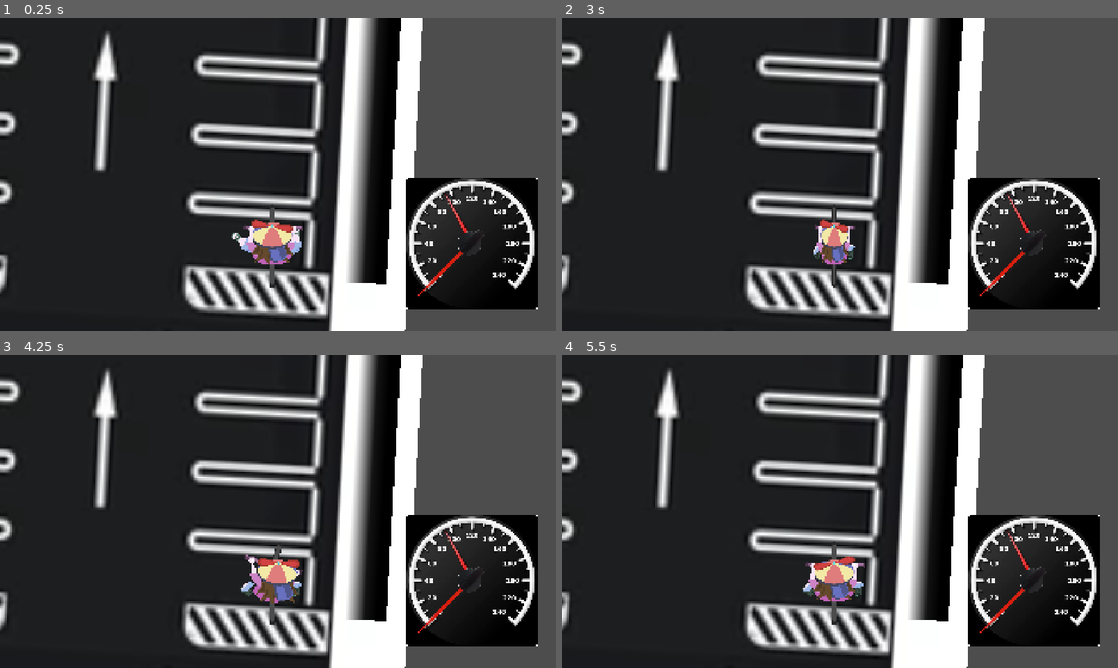
Above: before the commit, frames 1-4 (two rows, left to right).
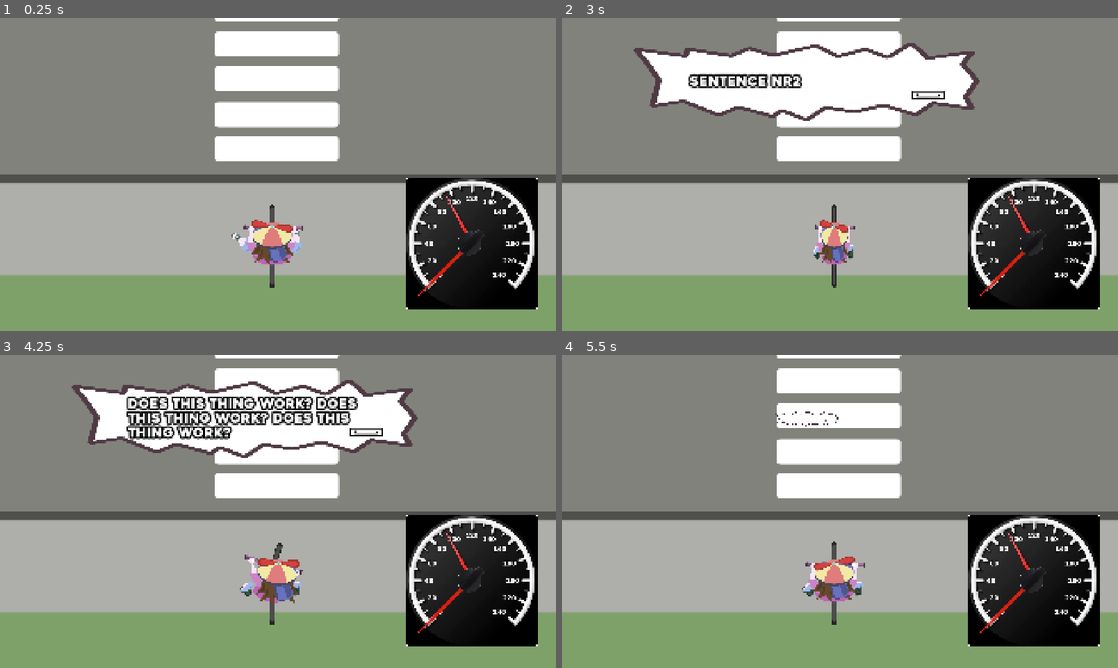
Above: after the commit, the same moments.

Repository: ioshY-k/ez-drivers-license
Game: Godot game, scene res://Levels/Level01.tscn
Two runs of this game, one before a commit and one after it. Both use one fixed random seed, a clock stepped at 60 frames per second and the inputs below. This scene is started directly instead of the project's main scene.
Inputs (mouse positions are in pixels of both pictures, inside the frame that each line leads up to):
- Up to frame 1 (0.25 s): no input
- Up to frame 2 (3 s): move the mouse to (962, 158) at 0.52 s; tap Space (Dialog Next, bound only after the commit) at 0.6, 1.55, 2.3 s; tap Enter at 1.25 s; move the mouse to (728, 190) at 1.27 s; tap Mouse wheel down (Accelerate) at 1.35 s; move the mouse to (895, 105) at 2.02 s; tap Mouse wheel up (Decelerate) at 2.1 s; move the mouse to (812, 237) at 2.77 s; right-click (812, 237) at 2.85 s
- Up to frame 3 (4.25 s): tap Space (Dialog Next, bound only after the commit) at 3.05, 3.8 s; move the mouse to (444, 558) at 3.52 s; press the mouse at (444, 558) at 3.53 s
- Up to frame 4 (5.5 s): move the mouse to (673, 464) at 4.27 s; release the mouse at (673, 464) at 4.28 s; tap Space (Dialog Next, bound only after the commit) at 4.35, 5.1 s; move the mouse to (867, 511) at 5.02 s

The runs differ from the first frame. In frame 1, 86% of the frame differs, in the area x 0-100%, y 0-100%; in frame 2, 86%; in frame 3, 86%; in frame 4, 87%.

Commit message:
Add Dialog System

Diff:
--- /dev/null
+++ b/Dialog/DialogueBox.svg
@@ -0,0 +1,79 @@
+<?xml version="1.0" encoding="UTF-8" standalone="no"?>
+<!-- Created with Inkscape (http://www.inkscape.org/) -->
+
+<svg
+   width="268.35529mm"
+   height="116.90834mm"
+   viewBox="0 0 268.35528 116.90834"
+   version="1.1"
+   id="svg1"
+   inkscape:version="1.4.2 (f4327f4, 2025-05-13)"
+   sodipodi:docname="DialogueBox.svg"
+   xmlns:inkscape="http://www.inkscape.org/namespaces/inkscape"
+   xmlns:sodipodi="http://sodipodi.sourceforge.net/DTD/sodipodi-0.dtd"
+   xmlns="http://www.w3.org/2000/svg"
+   xmlns:svg="http://www.w3.org/2000/svg">
+  <sodipodi:namedview
+     id="namedview1"
+     pagecolor="#ffffff"
+     bordercolor="#000000"
+     borderopacity="0.25"
+     inkscape:showpageshadow="2"
+     inkscape:pageopacity="0.0"
+     inkscape:pagecheckerboard="0"
+     inkscape:deskcolor="#d1d1d1"
+     inkscape:document-units="mm"
+     inkscape:zoom="1.947738"
+     inkscape:cx="765.24666"
+     inkscape:cy="259.78853"
+     inkscape:window-width="1920"
+     inkscape:window-height="991"
+     inkscape:window-x="-9"
+     inkscape:window-y="-9"
+     inkscape:window-maximized="1"
+     inkscape:current-layer="layer1" />
+  <defs
+     id="defs1">
+    <mask
+       maskUnits="userSpaceOnUse"
+       id="mask248">
+      <path
+         style="fill:#484d71;fill-opacity:1;stroke:#000000;stroke-width:0;stroke-dasharray:none;stroke-opacity:1"
+         d="M 195.09349,211.31953 94.488312,230.04044 64.513701,191.89933 173.16787,182.88745 Z"
+         id="path249"
+         sodipodi:nodetypes="ccccc" />
+    </mask>
+    <mask
+       maskUnits="userSpaceOnUse"
+       id="mask248-5">
+      <path
+         style="fill:#484d71;fill-opacity:1;stroke:#000000;stroke-width:0;stroke-dasharray:none;stroke-opacity:1"
+         d="M 195.09349,211.31953 94.488312,230.04044 64.513701,191.89933 173.16787,182.88745 Z"
+         id="path249-1"
+         sodipodi:nodetypes="ccccc" />
+    </mask>
+  </defs>
+  <g
+     inkscape:label="Layer 1"
+     inkscape:groupmode="layer"
+     id="layer1"
+     transform="translate(-241.94602,739.87399)">
+    <path
+       style="fill:#ffffff;fill-opacity:1;stroke:#4f3a44;stroke-width:4.6;stroke-linecap:round;stroke-linejoin:bevel;stroke-dasharray:none;stroke-opacity:1"
+       d="m 253.57027,-707.13182 -9.50888,-22.27798 38.85062,10.05226 1.35842,-10.32394 33.68866,10.05226 14.12751,-11.13899 18.20272,10.59562 33.14528,-14.39918 16.84433,15.7576 21.46294,-10.59563 17.38768,12.22572 18.20275,-21.19125 12.76908,22.0063 34.77538,-8.96553 -7.87879,17.65938 11.13899,24.72312 -8.69384,24.17976 4.89029,17.11601 -30.15678,-8.15048 -13.31246,17.38769 -24.99482,-14.1275 -22.54964,9.78058 -22.278,-6.52039 -14.67085,18.47443 -19.0178,-14.1275 -7.33541,8.69384 -26.62492,-13.58413 -14.94253,11.95403 -27.43996,-20.64788 -24.17977,7.33543 5.16197,-38.85062 z"
+       id="path11" />
+    <rect
+       style="fill:#ffffff;stroke:#151515;stroke-width:1.75838;stroke-linecap:round;stroke-linejoin:round;stroke-dasharray:none;stroke-opacity:1"
+       id="rect1"
+       width="24.111637"
+       height="10.422199"
+       x="458.3074"
+       y="-666.97632"
+       rx="0"
+       ry="10.422199" />
+    <path
+       style="fill:#ffffff;stroke:#151515;stroke-width:1.75838;stroke-linecap:round;stroke-linejoin:round;stroke-dasharray:none;stroke-opacity:1"
+       d="m 461.74025,-662.85591 v 3.15089 h 17.24595 v -2.66614"
+       id="path1" />
+  </g>
+</svg>
--- /dev/null
+++ b/Dialog/dialog.gd
@@ -0,0 +1,45 @@
+class_name Dialog extends Node
+
+var sentences: Array[String] = []
+var current_sentence = 0
+var dialog_started: bool = false
+@onready var dialog_text: Label = $DialogText
+@onready var dialog_box: Sprite2D = $DialogBox
+
+signal start_dialog
+
+func _ready():
+	dialog_text.modulate.a = 0
+	dialog_box.scale = Vector2.ZERO
+	start_dialog.connect(next_sentence)
+
+func _process(delta: float) -> void:
+	if dialog_started and Input.is_action_just_pressed("Dialog Next"):
+		next_sentence()
+
+func next_sentence():
+	if not dialog_started:
+		dialog_started = true
+		var tween = get_tree().create_tween().set_trans(Tween.TRANS_BACK). set_ease(Tween.EASE_IN)
+		tween.tween_property(dialog_box,"scale", Vector2(1.181,0.617), 0.4)
+		tween.tween_property(dialog_text,"modulate:a", 1, 0.2)
+		dialog_text.text = sentences[current_sentence]
+		current_sentence += 1
+	elif current_sentence >= sentences.size():
+		close_dialog()
+	else:
+		dialog_text.text = sentences[current_sentence]
+		wobble_box()
+		current_sentence += 1
+
+func close_dialog():
+	var tween = get_tree().create_tween().set_trans(Tween.TRANS_BACK). set_ease(Tween.EASE_IN).set_parallel(true)
+	tween.tween_property(dialog_box,"scale", Vector2.ZERO, 0.4)
+	tween.tween_property(dialog_text,"modulate:a", 0, 0.2)
+
+
+func wobble_box():
+	var tween = get_tree().create_tween().set_trans(Tween.TRANS_BACK)
+	dialog_box.scale = Vector2.ZERO
+	tween.tween_property(dialog_box,"scale", Vector2(1.181,0.617), 0.2)
+	tween.tween_property(dialog_text,"modulate:a", 1, 0.2)
--- a/Levels/Level01.tscn
+++ b/Levels/Level01.tscn
@@ -1,57 +1,63 @@
 [gd_scene format=3 uid="uid://dugyrmw88lsdj"]
 
 [ext_resource type="Script" uid="uid://cqdlqbod16xwk" path="res://Levels/test_level.gd" id="1_ruw55"]
-[ext_resource type="Texture2D" uid="uid://66pbfdmjxr56" path="res://Resources/Parking lot.webp" id="2_v44il"]
+[ext_resource type="Texture2D" uid="uid://dkwu1ie8bsyiw" path="res://Levels/Level1.svg" id="2_ruw55"]
 [ext_resource type="PackedScene" uid="uid://be246vh2glg7k" path="res://Player/player.tscn" id="3_c8o6p"]
-[ext_resource type="PackedScene" uid="uid://cnk2mdvilya2w" path="res://Objects/pylon.tscn" id="4_rg61p"]
 [ext_resource type="PackedScene" uid="uid://5d2a6ldsammw" path="res://Objects/barrier.tscn" id="5_s42oh"]
-[ext_resource type="PackedScene" uid="uid://bb4rp1s6w4u8f" path="res://Objects/goal.tscn" id="6_jgx74"]
 [ext_resource type="PackedScene" uid="uid://d4iomupoenli1" path="res://Objects/final_goal.tscn" id="7_6m3et"]
+[ext_resource type="Script" uid="uid://c3n1k2l25athm" path="res://Levels/dialog01.gd" id="7_c8o6p"]
+[ext_resource type="Texture2D" uid="uid://bn5ixepl8gej1" path="res://Dialog/DialogueBox.svg" id="7_ruw55"]
+[ext_resource type="PackedScene" uid="uid://dabbknjqm7m8y" path="res://Objects/DeathZone.tscn" id="7_v44il"]
+[ext_resource type="FontFile" uid="uid://bhqxs5h1746fd" path="res://Dialog/Heavitas.ttf" id="8_v44il"]
 
-[node name="TestLevel" type="Node2D" unique_id=238132011 node_paths=PackedStringArray("goals")]
+[node name="Level1" type="Node2D" unique_id=238132011 node_paths=PackedStringArray("goals")]
 script = ExtResource("1_ruw55")
-goals = [NodePath("Goal"), NodePath("Goal2"), NodePath("FinalGoal")]
+goals = [NodePath("FinalGoal")]
 
 [node name="ParkingLot" type="Sprite2D" parent="." unique_id=530808693]
-position = Vector2(4301, -369.99994)
-scale = Vector2(17.294426, 17.29442)
-texture = ExtResource("2_v44il")
+scale = Vector2(2.4066217, 2.4066212)
+texture = ExtResource("2_ruw55")
 
 [node name="Player" parent="." unique_id=952234042 instance=ExtResource("3_c8o6p")]
 z_index = 0
-position = Vector2(718, 1418.0001)
-rotation = -4.7682395
-
-[node name="Pylon2" parent="." unique_id=1570670863 instance=ExtResource("4_rg61p")]
-position = Vector2(2805, 521)
-
-[node name="Pylon3" parent="." unique_id=406770589 instance=ExtResource("4_rg61p")]
-position = Vector2(4135, 514)
-
-[node name="Pylon4" parent="." unique_id=718796045 instance=ExtResource("4_rg61p")]
-position = Vector2(5234, 519)
-
-[node name="Barrier" parent="." unique_id=1505908857 instance=ExtResource("5_s42oh")]
-position = Vector2(1070, 1850)
-rotation = -1.5707964
+position = Vector2(-293, 937)
+rotation = -6.2831855
 
 [node name="Barrier2" parent="." unique_id=1055646237 instance=ExtResource("5_s42oh")]
-position = Vector2(2311, 1850)
-rotation = -1.5707964
+position = Vector2(-1980, 486)
+rotation = -3.1415927
+scale = Vector2(0.83965796, 2.9702802)
 
-[node name="Barrier3" parent="." unique_id=332296758 instance=ExtResource("5_s42oh")]
-position = Vector2(3557, 1850)
-rotation = -1.5707964
+[node name="Barrier3" parent="." unique_id=1505908857 instance=ExtResource("5_s42oh")]
+position = Vector2(1436.0001, 504)
+rotation = -3.1415927
+scale = Vector2(0.83965796, 2.9702802)
 
-[node name="Barrier4" parent="." unique_id=1878571704 instance=ExtResource("5_s42oh")]
-position = Vector2(4797, 1850)
-rotation = -1.5707964
+[node name="Pylon" parent="." unique_id=1246131004 instance=ExtResource("7_v44il")]
+position = Vector2(-301, 1415)
 
-[node name="Goal" parent="." unique_id=1373093036 instance=ExtResource("6_jgx74")]
-position = Vector2(3229, 1279)
+[node name="FinalGoal" parent="." unique_id=1373093036 instance=ExtResource("7_6m3et")]
+position = Vector2(-1833.0001, -1207)
+scale = Vector2(4.892196, 1.7799824)
 
-[node name="Goal2" parent="." unique_id=1920335274 instance=ExtResource("6_jgx74")]
-position = Vector2(4374, 1288)
+[node name="DialogCanvas" type="CanvasLayer" parent="." unique_id=402335558]
+script = ExtResource("7_c8o6p")
 
-[node name="FinalGoal" parent="." unique_id=561790101 instance=ExtResource("7_6m3et")]
-position = Vector2(5688, 1310)
+[node name="DialogBox" type="Sprite2D" parent="DialogCanvas" unique_id=264914267]
+position = Vector2(844, 220)
+scale = Vector2(1.1805139, 0.61717284)
+texture = ExtResource("7_ruw55")
+
+[node name="DialogText" type="Label" parent="DialogCanvas" unique_id=2101077533]
+custom_minimum_size = Vector2(870.96, 200)
+offset_left = 442.0
+offset_top = 123.0
+offset_right = 1312.96
+offset_bottom = 323.0
+theme_override_colors/font_color = Color(1, 1, 1, 1)
+theme_override_colors/font_outline_color = Color(0, 0, 0, 1)
+theme_override_constants/outline_size = 27
+theme_override_fonts/font = ExtResource("8_v44il")
+theme_override_font_sizes/font_size = 46
+vertical_alignment = 1
+autowrap_mode = 2
--- /dev/null
+++ b/Levels/dialog01.gd
@@ -0,0 +1,15 @@
+extends Dialog
+
+# Called when the node enters the scene tree for the first time.
+func _ready() -> void:
+	super._ready()
+	sentences = [
+		"Hello Test",
+		"sentence nr2",
+		"does this thing work?",
+		"does this thing work? does this thing work? does this thing work?",
+		"nvm goodbye!"
+
+	]
+	await get_tree().create_timer(2).timeout
+	start_dialog.emit()
--- /dev/null
+++ b/Objects/DeathZone.tscn
@@ -0,0 +1,17 @@
+[gd_scene format=3 uid="uid://dabbknjqm7m8y"]
+
+[ext_resource type="PackedScene" uid="uid://cxltmmh3fy8xg" path="res://Objects/death_object.tscn" id="1_j1xvu"]
+[ext_resource type="Script" uid="uid://b200xksy4t6df" path="res://Objects/pylon.gd" id="2_ckgll"]
+
+[sub_resource type="RectangleShape2D" id="RectangleShape2D_8gdvq"]
+size = Vector2(3366, 154)
+
+[node name="Pylon" unique_id=1246131004 instance=ExtResource("1_j1xvu")]
+script = ExtResource("2_ckgll")
+
+[node name="DeathObjectArea" parent="." index="1" unique_id=863283214]
+collision_layer = 2
+
+[node name="CollisionShape2D" parent="DeathObjectArea" index="0" unique_id=800245286]
+position = Vector2(-2, 7)
+shape = SubResource("RectangleShape2D_8gdvq")
--- a/Objects/barrier.tscn
+++ b/Objects/barrier.tscn
@@ -21,6 +21,7 @@
 [node name="StaticBody2D" type="StaticBody2D" parent="Sprite2D" unique_id=1940333186]
 position = Vector2(0, -25.659443)
 scale = Vector2(1, 0.19814241)
+collision_layer = 0
 
 [node name="CollisionShape2D" type="CollisionShape2D" parent="Sprite2D/StaticBody2D" unique_id=1031620668]
 position = Vector2(0, 129.5)
--- a/Objects/death_object.tscn
+++ b/Objects/death_object.tscn
@@ -8,6 +8,7 @@
 [node name="Sprite2D" type="Sprite2D" parent="." unique_id=742387692]
 
 [node name="DeathObjectArea" type="Area2D" parent="." unique_id=863283214]
+collision_layer = 2
 
 [node name="CollisionShape2D" type="CollisionShape2D" parent="DeathObjectArea" unique_id=800245286]
 
--- a/Objects/pylon.tscn
+++ b/Objects/pylon.tscn
@@ -11,9 +11,11 @@
 script = ExtResource("2_prmxb")
 
 [node name="Sprite2D" parent="." index="0" unique_id=742387692]
-visible = true
 texture = ExtResource("2_fn500")
 
-[node name="CollisionShape2D" parent="DeathObjectArea" parent_id_path=PackedInt32Array(863283214) index="0" unique_id=800245286]
+[node name="DeathObjectArea" parent="." index="1" unique_id=863283214]
+collision_layer = 2
+
+[node name="CollisionShape2D" parent="DeathObjectArea" index="0" unique_id=800245286]
 position = Vector2(3, 7)
 shape = SubResource("RectangleShape2D_8gdvq")
--- a/Player/player.tscn
+++ b/Player/player.tscn
@@ -20,6 +20,7 @@
 
 [node name="Player" type="CharacterBody2D" unique_id=226948684]
 z_index = 10
+collision_mask = 0
 motion_mode = 1
 script = ExtResource("1_4ntmi")
 
--- a/project.godot
+++ b/project.godot
@@ -59,6 +59,11 @@
 , Object(InputEventKey,"resource_local_to_scene":false,"resource_name":"","device":-1,"window_id":0,"alt_pressed":false …(183 unchanged characters)…
 ]
 }
+"Dialog Next"={
+"deadzone": 0.2,
+"events": [Object(InputEventKey,"resource_local_to_scene":false,"resource_name":"","device":-1,"window_id":0,"alt_pressed":false,"shift_pressed":false,"ctrl_pressed":false,"meta_pressed":false,"pressed":false,"keycode":0,"physical_keycode":32,"key_label":0,"unicode":32,"location":0,"echo":false,"script":null)
+]
+}
 
 [layer_names]
 
Binary file added: Dialog/Heavitas.ttf
Not shown, added: Dialog/dialog.gd.uid
Not shown, added: Levels/dialog01.gd.uid
